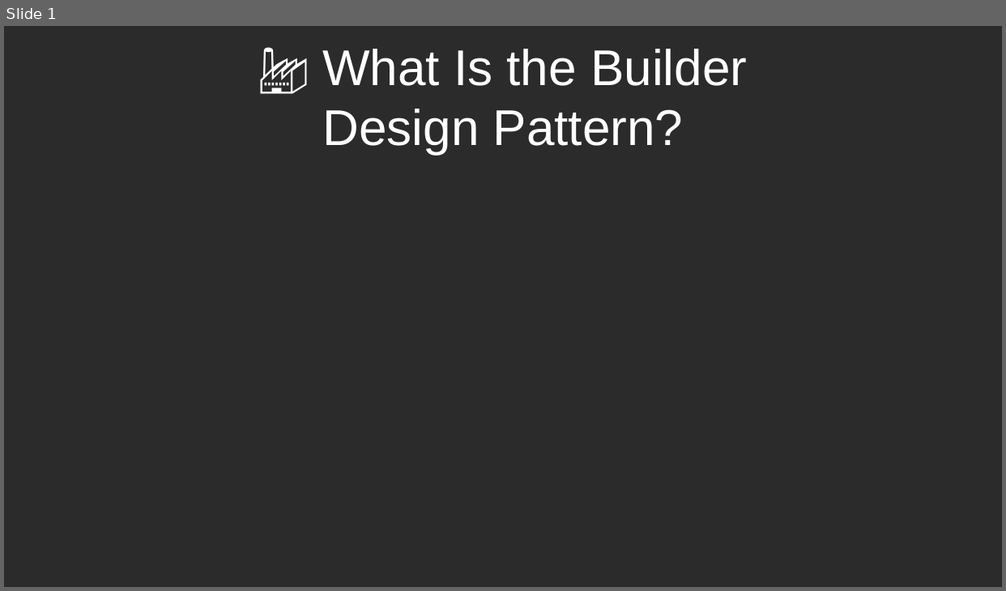
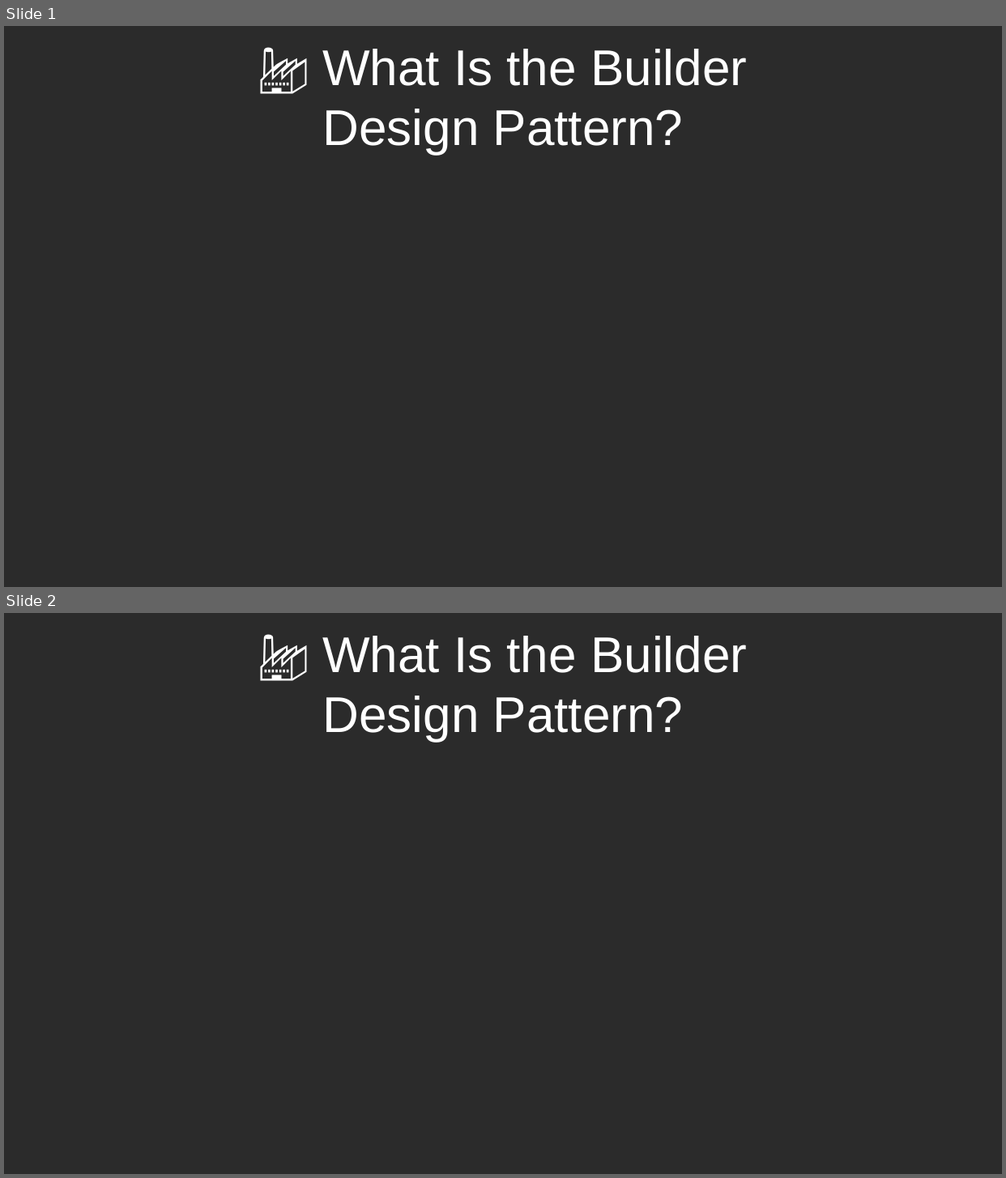
Before and after one commit to RayAndrade/JavaScriptStudy, a slide deck: Creational/Builder/intro/intro.odp. Shown one above the other, each under a label of ours: slide 1 before the commit, slides 1 and 2 after it. The pictures are 1006x591 and 1006x1178 pixels, drawn with LibreOffice and Linux fonts; fonts in the diff are those of the drawing; background and template pictures are left out; a plain dark background stands for a picture behind light text. Boxes give left, top, right and bottom in pixels: in the first picture for what was removed or moved away, otherwise in the second. Text is boxed around its words. In the diff, an @@ line names an element or a change of style, - is before the commit and + after.

```diff
--- a/Creational/Builder/intro/intro.odp
+++ b/Creational/Builder/intro/intro.odp
@@ slide 2 added at box(4, 613, 1002, 1174), background picture (left out) @@
@@ title added at box(322, 636, 747, 741), 40 pt, text #FFFFFF @@
+🏭 What Is the Builder
+Design Pattern?
```
Also in this commit, not shown: 2 slides changed, 18 other slides added, 58 other files.
